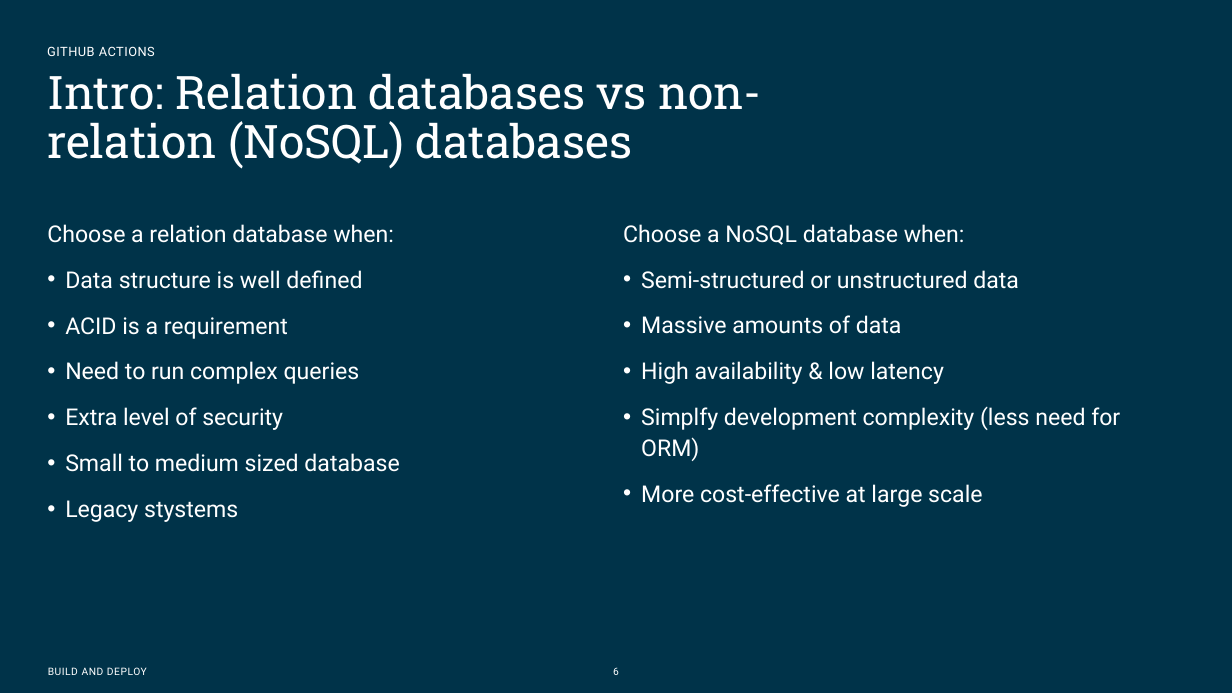
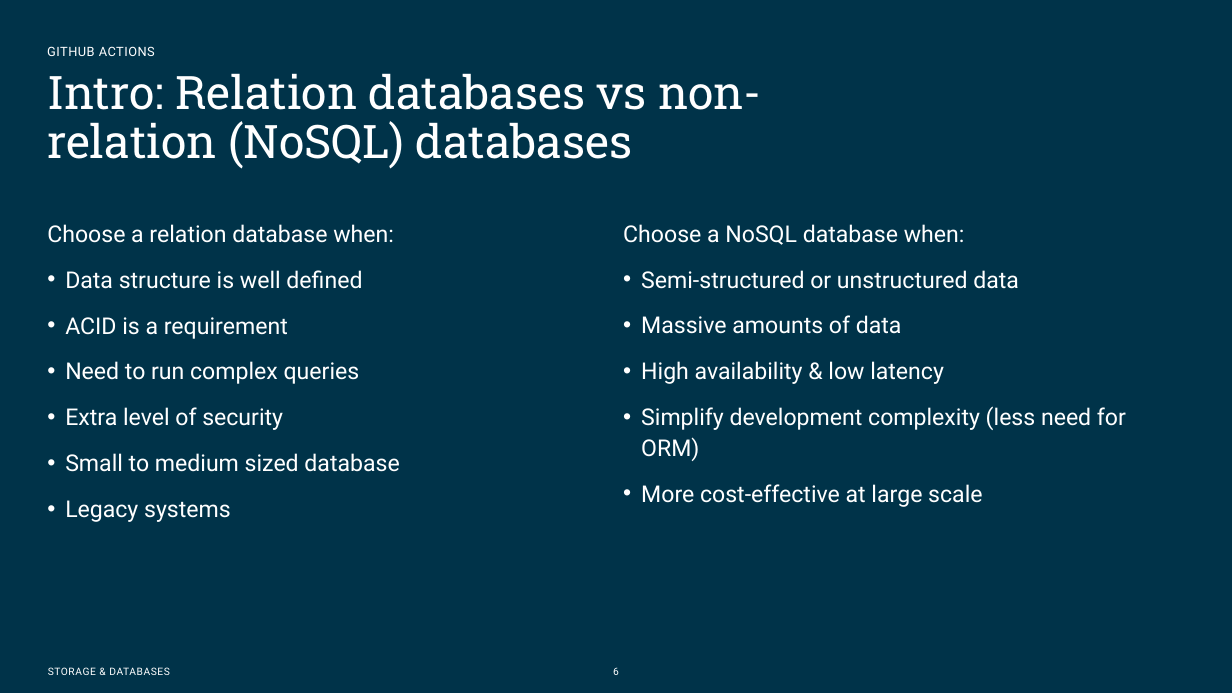
Before and after one commit to Omegapoint-Norge-Academy/storage-and-databases, a slide deck: slide 6 of Presentation material/Databases APP.pptx. Drawn at 1232x693 pixels with LibreOffice and Linux fonts; fonts in the diff are those of the drawing; background and template pictures are left out. Boxes give left, top, right and bottom in pixels: in the first picture for what was removed or moved away, otherwise in the second. Text is boxed around its words. In the diff, an @@ line names an element or a change of style, - is before the commit and + after.

```diff
--- a/Presentation material/Databases APP.pptx
+++ b/Presentation material/Databases APP.pptx
@@ text at (x1=641, y1=406, x2=1126, y2=461): text changed @@
-• Simplfy development complexity (less need for ORM)
+• Simplify development complexity (less need for ORM)
@@ text at (x1=65, y1=500, x2=231, y2=522): text changed @@
-• Legacy stystems
+• Legacy systems
@@ text at (x1=48, y1=667, x2=169, y2=675): text changed @@
-BUILD AND DEPLOY
+STORAGE & DATABASES
```
Also in this commit, not shown: 8 other slides changed, 8 slides added.
